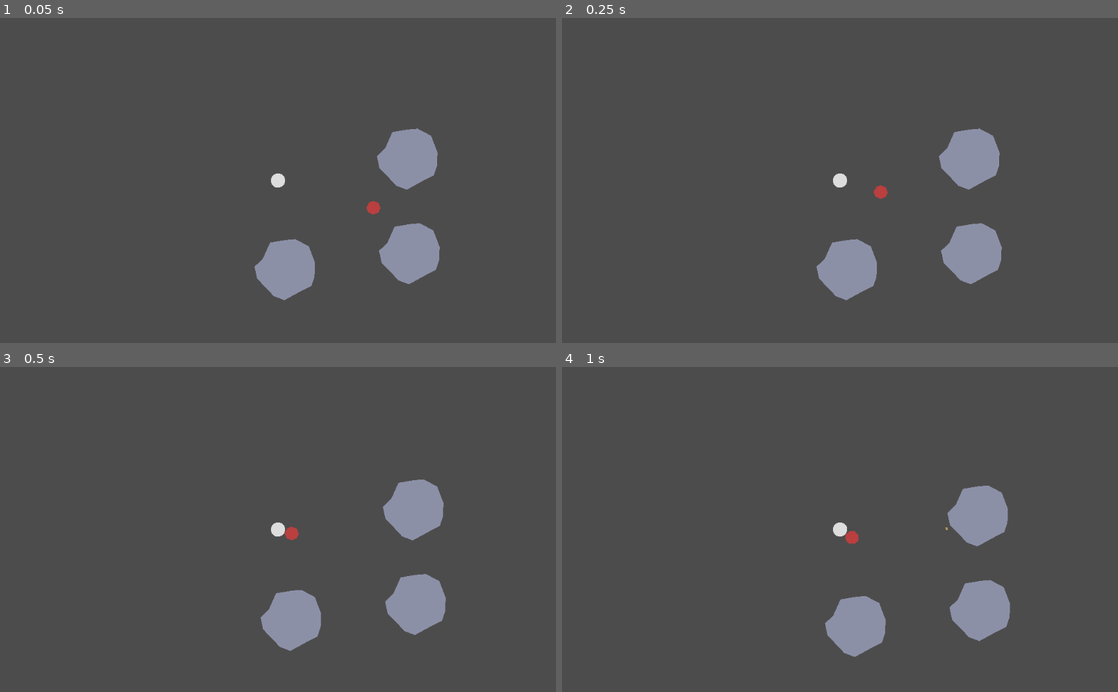
Above: before the commit, frames 1-4 (two rows, left to right).
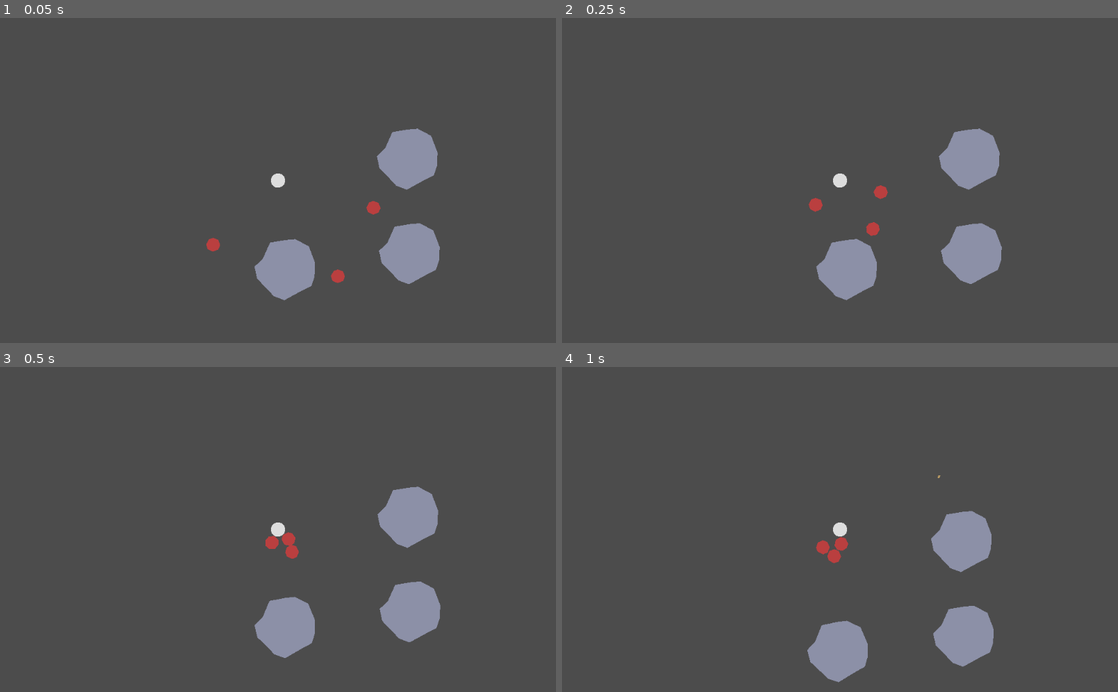
Above: after the commit, the same moments.

Repository: JeanShark-dev/godot-rock-survival
Game: Godot game, scene res://Main.tscn
Two runs of this game, one before a commit and one after it. Both use one fixed random seed, a clock stepped at 60 frames per second and the inputs below.
Inputs (mouse positions are in pixels of both pictures, inside the frame that each line leads up to):
- Up to frame 1 (0.05 s): no input
- Up to frame 2 (0.25 s): no input
- Up to frame 3 (0.5 s): no input
- Up to frame 4 (1 s): move the mouse to (962, 513) at 0.52 s; hold D (gp_right) from 0.53 s (still down); click (962, 513) at 0.6 s

The runs differ from the first frame. In frame 1, 0.2% of the frame differs, in the area x 37-62%, y 67-82%; in frame 2, 0.2%; in frame 3, 2.1%; in frame 4, 5.8%, in the area x 44-81%, y 33-98%.

Commit message:
added more enemies to þe testing field

Diff:
--- a/Main.tscn
+++ b/Main.tscn
@@ -38,3 +38,9 @@
 
 [node name="EnemyRBody" parent="EnemyContainer" instance=ExtResource( 3 )]
 position = Vector2( 147, 42 )
+
+[node name="EnemyRBody2" parent="EnemyContainer" instance=ExtResource( 3 )]
+position = Vector2( 91, 146 )
+
+[node name="EnemyRBody3" parent="EnemyContainer" instance=ExtResource( 3 )]
+position = Vector2( -101, 100 )
